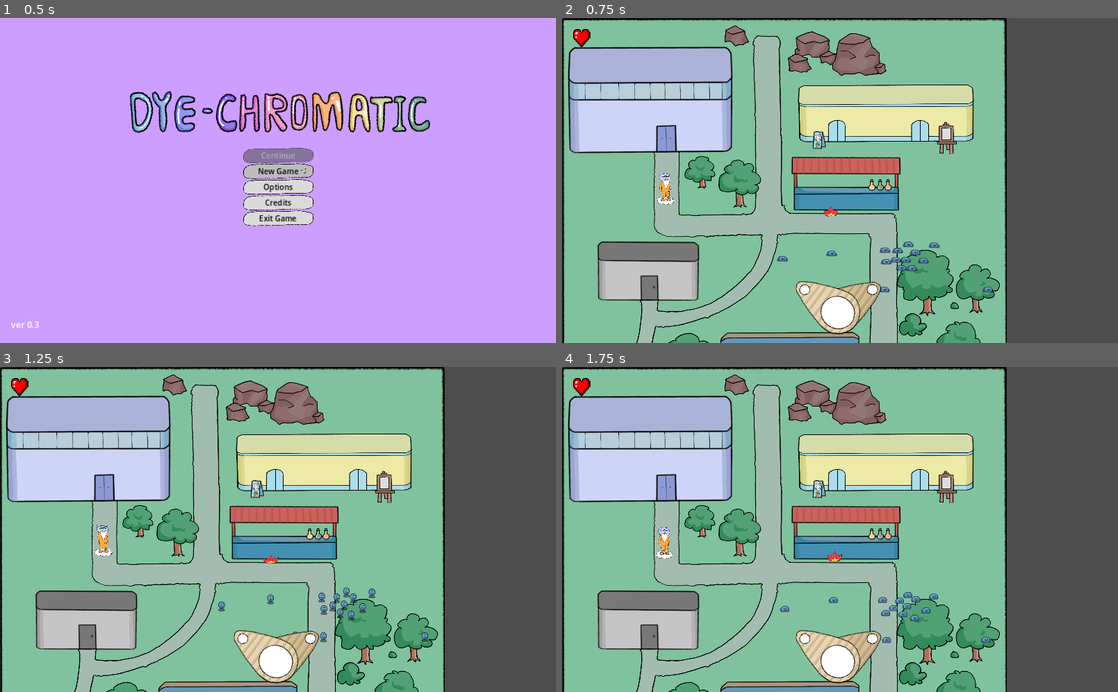
Above: before the commit, frames 1-4 (two rows, left to right).
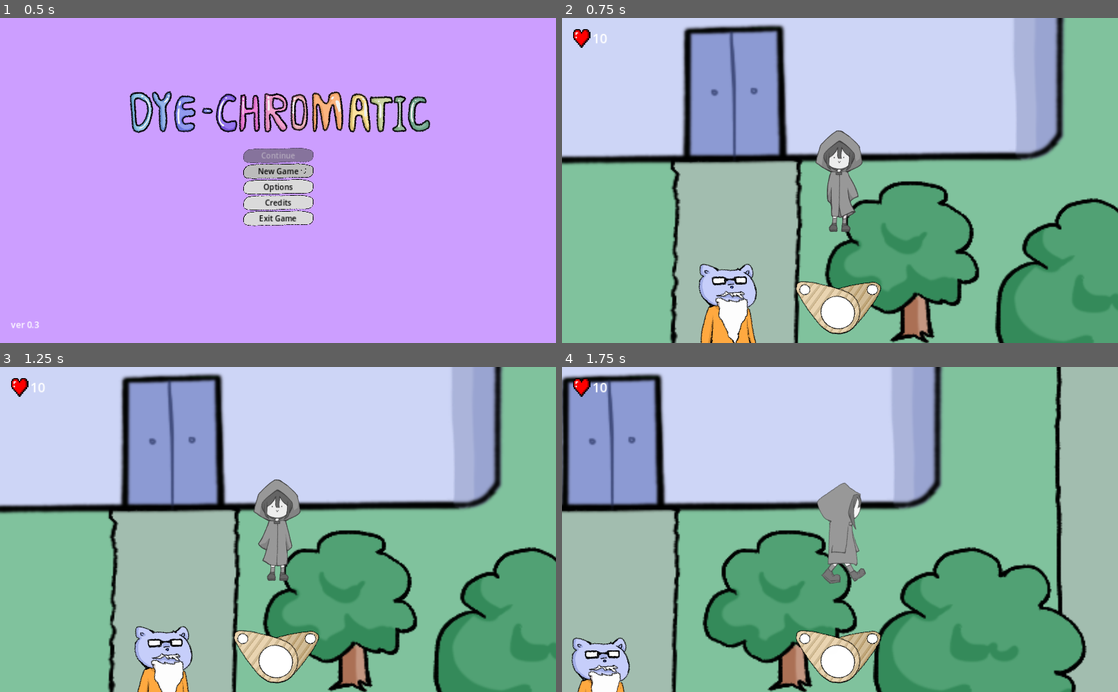
Above: after the commit, the same moments.

Repository: JMSVY-Super-Cool-Group-14/Dye-Chromatic
Game: Godot game, scene res://scenes/ui/main.tscn
The game is run twice, just before and just after one commit, with the same random seed, the same clock (stepped at 60 frames per second) and the same inputs.
Inputs (mouse positions are in pixels of both pictures, inside the frame that each line leads up to):
- Up to frame 1 (0.5 s): no input
- Up to frame 2 (0.75 s): click "New Game" at 0.5 s
- Up to frame 3 (1.25 s): no input
- Up to frame 4 (1.75 s): move the mouse to (962, 513) at 1.27 s; hold D (move_right) from 1.28 s (still down); tap C (interact) at 1.35 s

Frame 1 is identical in both runs. In frame 2, 79% of the frame differs, in the area x 0-100%, y 0-100%; in frame 3, 79%; in frame 4, 83%.
Error before the commit: Invalid access to property or key 'hp' on a base object of type 'null instance'. (res://scripts/StateMachine/GameFSM.gd:12)

Commit message:
Merge conflict fixed

Diff:
--- a/src/scenes/player.tscn
+++ b/src/scenes/player.tscn
@@ -211,6 +211,8 @@
 
 [sub_resource type="CapsuleShape2D" id="CapsuleShape2D_ugejp"]
 
+[sub_resource type="CircleShape2D" id="CircleShape2D_aq8ff"]
+
 [node name="Player" type="Area2D" groups=["player"]]
 script = ExtResource("1_p4u05")
 
Not shown: 1 places in src/scenes/player.tscn that only renumber resources
